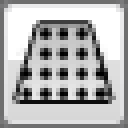
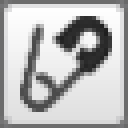
Layer changes from the first w=128, h=128 image to the second:
showed group "unpin" (1st of 2) (1 layers) over bbox(20, 16, 112, 112)
hid group "show verts" (2 layers) over bbox(16, 24, 112, 104)
hid "overlay" over bbox(8, 60, 120, 120)
painted on "border" over bbox(0, 0, 128, 128)
added layer "underlay" in group "sytle" over bbox(0, 0, 128, 128)
